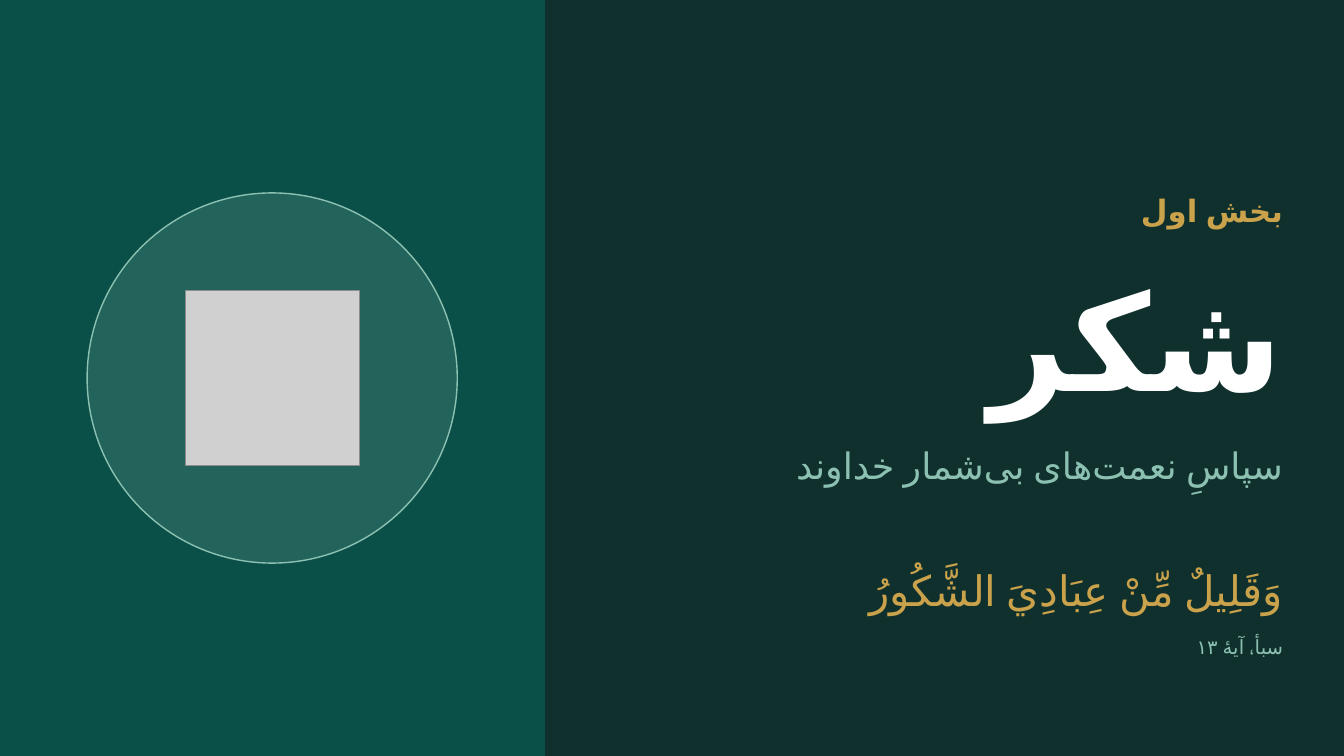
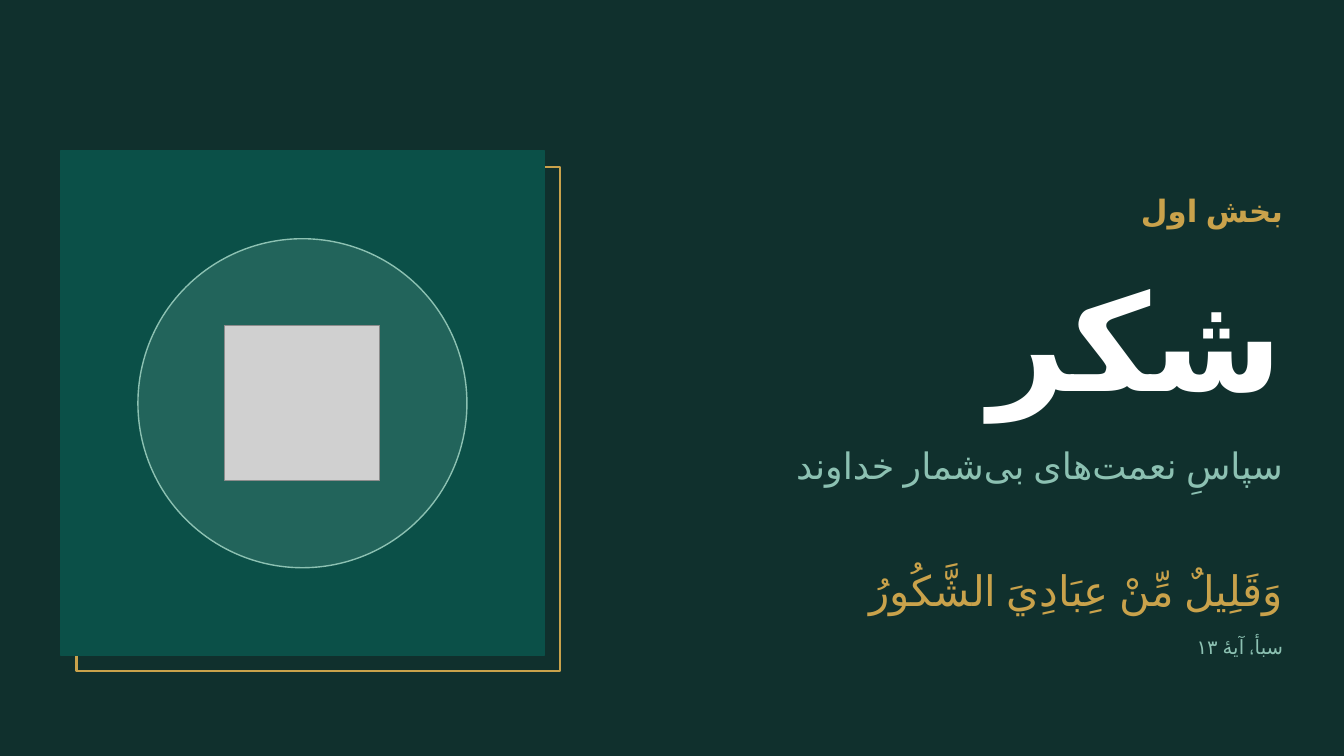
Before and after one commit to abdollahitaha55-png/TahaAbdollahi, a slide deck: slide 4 of shokr_tavakkol/shokr_va_tavakkol.pptx. Drawn at 1344x756 pixels with LibreOffice and Linux fonts; fonts in the diff are those of the drawing; grey boxes stand for pictures. Boxes give left, top, right and bottom in pixels: in the first picture for what was removed or moved away, otherwise in the second. Text is boxed around its words. In the diff, an @@ line names an element or a change of style, - is before the commit and + after.

```diff
--- a/shokr_tavakkol/shokr_va_tavakkol.pptx
+++ b/shokr_tavakkol/shokr_va_tavakkol.pptx
@@ rectangle: place and size @@
-rectangle at <box>0,0,544,756</box>
+rectangle at <box>60,151,544,655</box>
@@ rectangle added at <box>77,167,561,671</box>, outline #C9A24B 1.5 pt @@
@@ ellipse: place and size @@
-ellipse at <box>87,193,457,563</box>
+ellipse at <box>138,239,467,568</box>
@@ picture: place and size @@
-picture at <box>186,291,360,466</box>
+picture at <box>225,326,380,481</box>
```
Also in this commit, not shown: 7 other slides changed, 18 other files.
